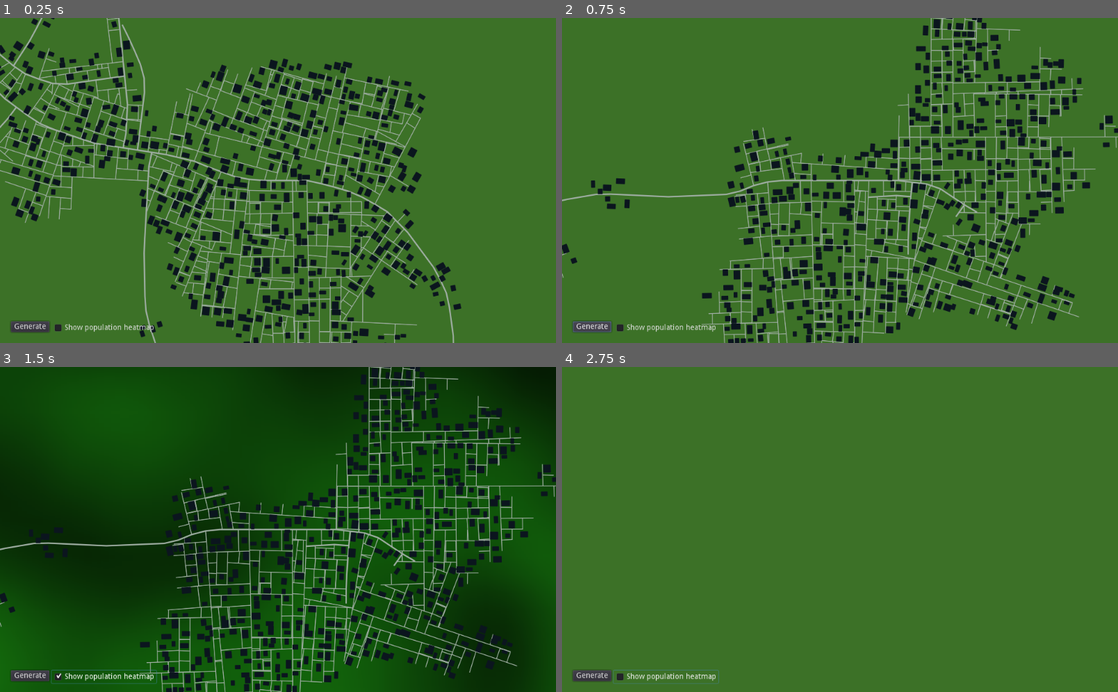
Above: before the commit, frames 1-4 (two rows, left to right).
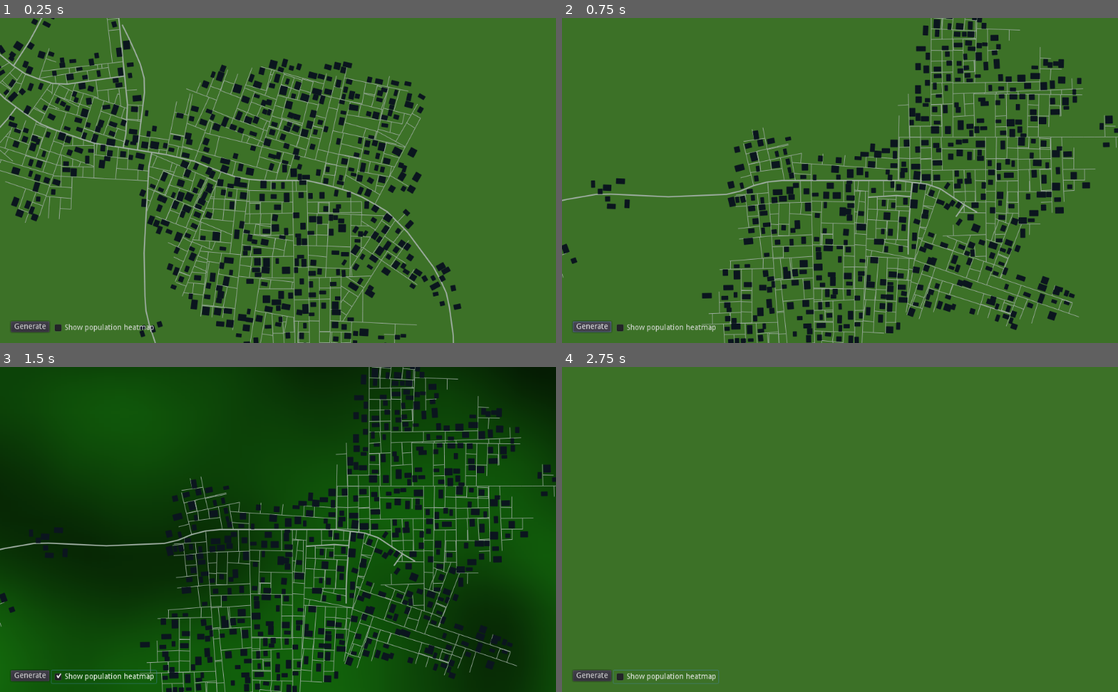
Above: after the commit, the same moments.

Repository: t-mw/citygen-godot
Game: Godot game, scene res://main.tscn
Two runs of this game, one before a commit and one after it. Both use one fixed random seed, a clock stepped at 60 frames per second and the inputs below.
Inputs (mouse positions are in pixels of both pictures, inside the frame that each line leads up to):
- Up to frame 1 (0.25 s): no input
- Up to frame 2 (0.75 s): click "Generate" at 0.5 s
- Up to frame 3 (1.5 s): click "Show population heatmap" at 1.25 s
- Up to frame 4 (2.75 s): tap Enter at 2 s; move the mouse to (962, 513) at 2.02 s; hold Right (ui_right) from 2.03 s (still down); click (962, 513) at 2.17 s

The runs differ from the first frame. In frame 1, 2.4% of the frame differs, in the area x 0-76%, y 0-100%; in frame 2, 2.3%; in frame 3, 3.5%, in the area x 0-100%, y 0-100%; in frame 4, nothing differs.

Commit message:
Reduce line thickness

Diff:
--- a/scripts/main.gd
+++ b/scripts/main.gd
@@ -16,7 +16,7 @@
 
 func _draw():
     for segment in generated_segments:
-        var width = 25 if segment.metadata.highway else 5
+        var width = 20 if segment.metadata.highway else 1
         draw_line(segment.start, segment.end, Color8(161, 175, 165), width, true)
     for building in generated_buildings:
         var corners = building.generate_corners()
